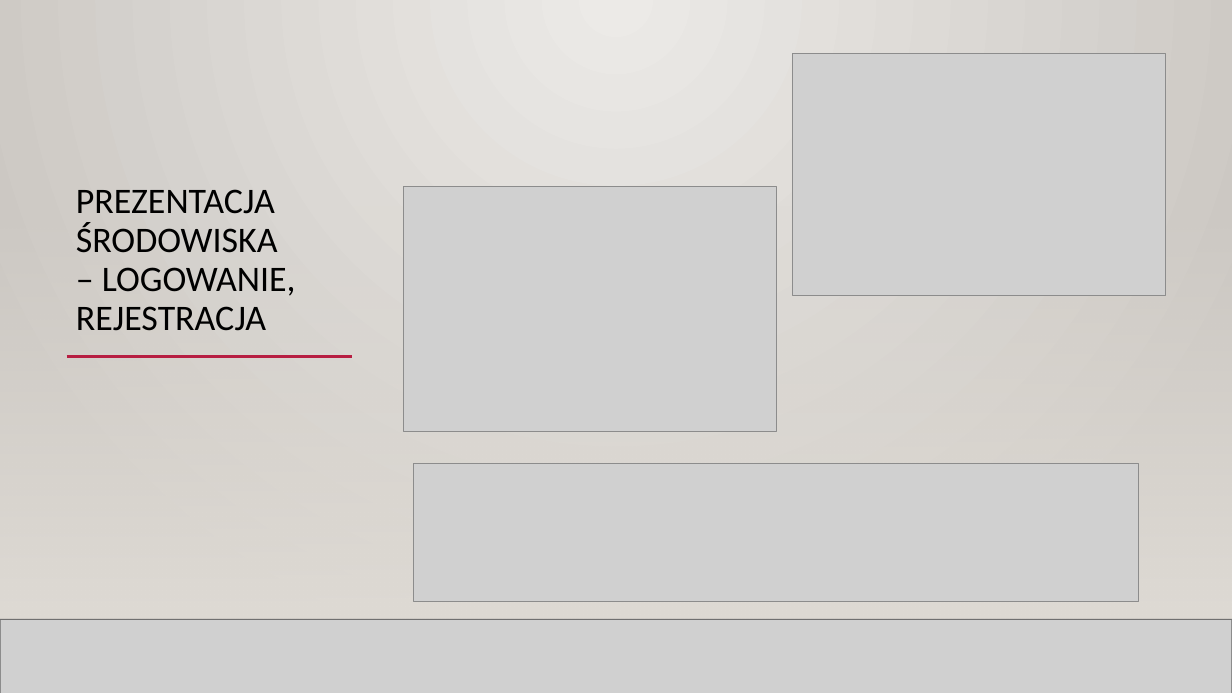
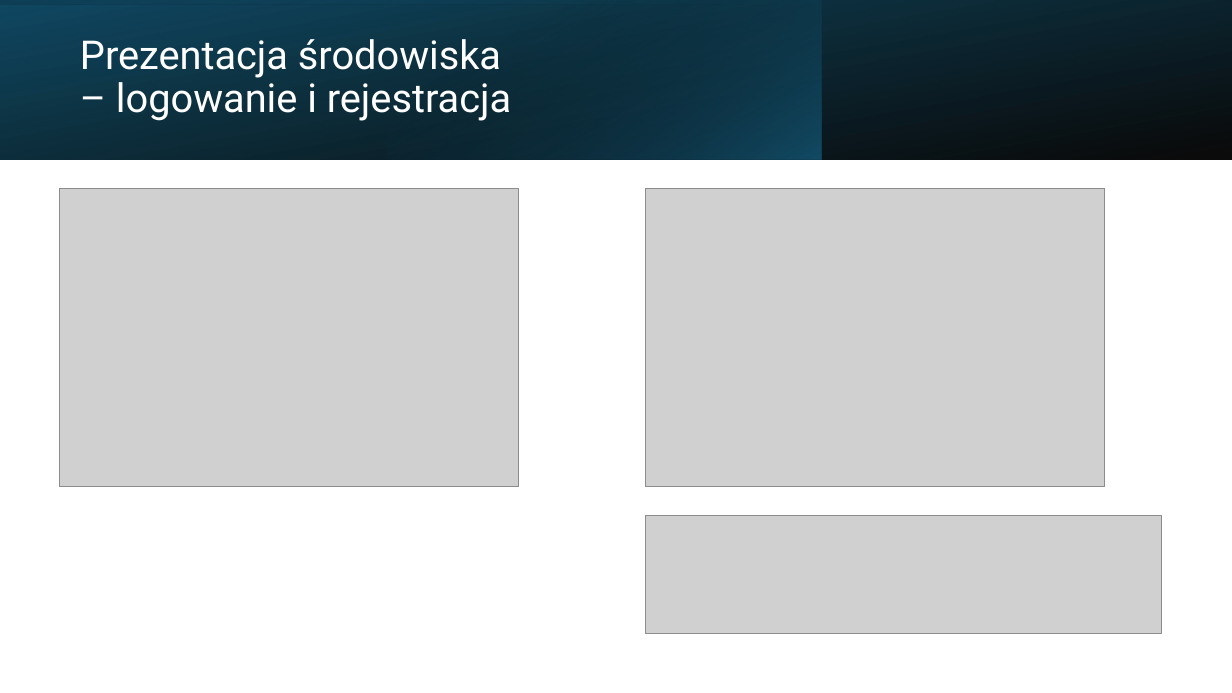
Before and after one commit to oliwiaglodek/MuzeumWPF, a slide deck: slide 11 of Prezentacja na obronę.pptx. Drawn at 1232x693 pixels with LibreOffice and Linux fonts; fonts in the diff are those of the drawing; grey boxes stand for pictures; background and template pictures are left out. Boxes give left, top, right and bottom in pixels: in the first picture for what was removed or moved away, otherwise in the second. Text is boxed around its words. In the diff, an @@ line names an element or a change of style, - is before the commit and + after.

```diff
--- a/Prezentacja na obronę.pptx
+++ b/Prezentacja na obronę.pptx
@@ background gradient #ECEAE7 to #CAC7C1 to #FFFFFF @@
@@ rectangle removed at bbox=[0, 0, 1232, 693] @@
@@ rectangle added at bbox=[0, 0, 1232, 159], fill gradient #000000 to #104862 @@
@@ rectangle added at bbox=[0, 0, 1232, 159], fill gradient #156082 to #000000 @@
@@ rectangle added at bbox=[386, 0, 822, 159], fill gradient #156082 to #0B3041 @@
@@ title "Prezentacja środowiska – logowanie i ..." at bbox=[80, 39, 511, 121]: vertical alignment bottom to middle @@
@@ title at bbox=[80, 39, 511, 121]: text changed; size 28 to 31 pt; font Calibri to Roboto; text colour #000000 to #FFFFFF @@
-PREZENTACJA ŚRODOWISKA
-– LOGOWANIE, REJESTRACJA
+Prezentacja środowiska
+– logowanie i rejestracja
@@ rectangle removed at bbox=[0, 204, 1232, 619] @@
@@ rectangle removed at bbox=[0, 204, 1232, 619] @@
@@ rectangle removed at bbox=[0, 204, 1232, 619] @@
@@ picture: place and size @@
-picture at bbox=[793, 54, 1165, 295]
+picture at bbox=[59, 189, 518, 487]
@@ line removed from (147, 187) to (1118, 187) @@
@@ picture: place and size @@
-picture at bbox=[403, 186, 776, 432]
+picture at bbox=[646, 189, 1105, 487]
@@ line removed from (67, 357) to (352, 357) @@
@@ line removed from (244, 357) to (1117, 357) @@
@@ picture: place and size @@
-picture at bbox=[414, 464, 1139, 602]
+picture at bbox=[646, 516, 1163, 634]
@@ line removed from (0, 619) to (1232, 619) @@
@@ line removed from (0, 619) to (1232, 619) @@
@@ picture removed at bbox=[0, 619, 1232, 693] @@
@@ line removed from (0, 619) to (1232, 619) @@
```
Also in this commit, not shown: 20 other slides changed, 1 slide removed, 1 other file.
